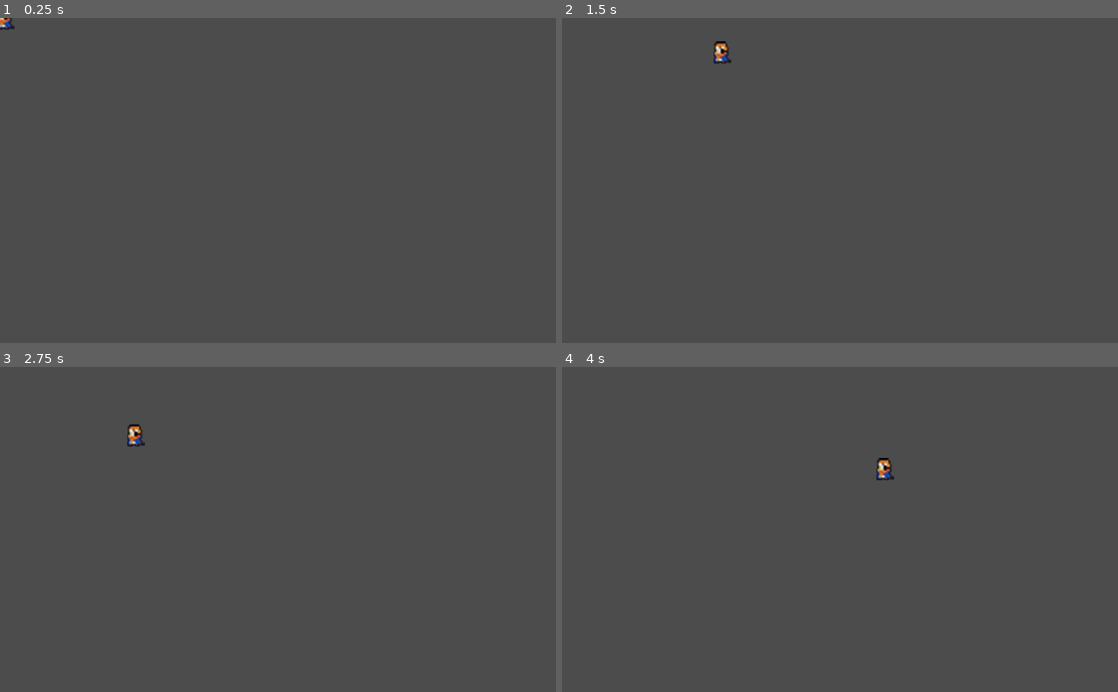
Above: before the commit, frames 1-4 (two rows, left to right).
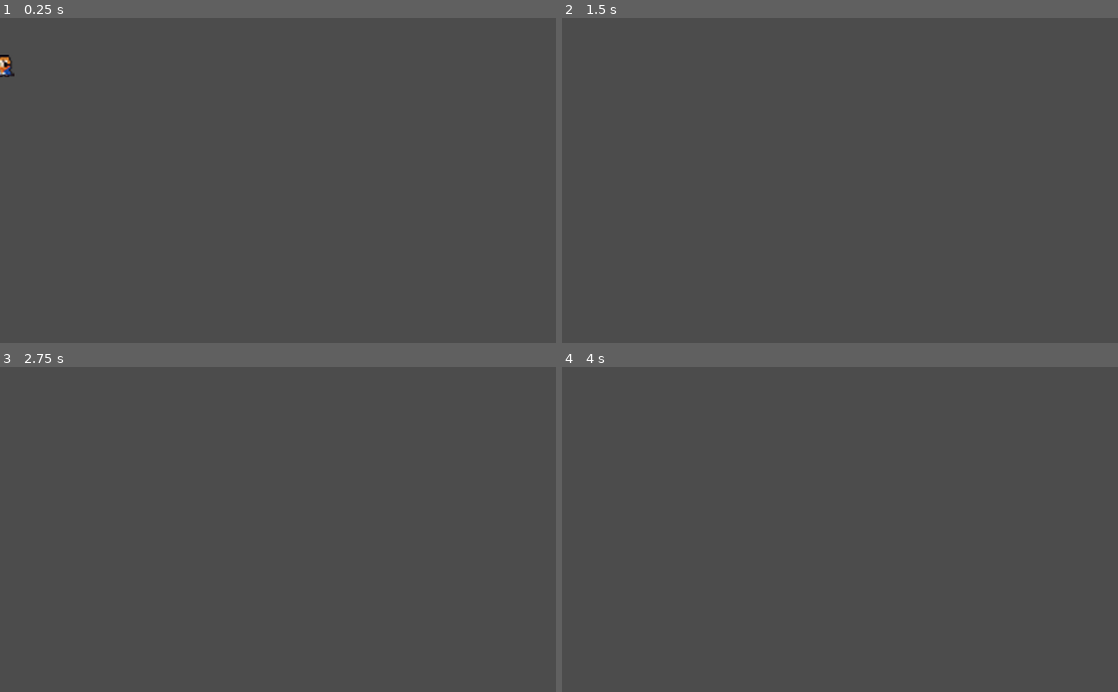
Above: after the commit, the same moments.

Repository: AGarciaNY/sabotage-game-jam-2022
Game: Godot game, scene res://src/Actors/Player.tscn
Two runs of this game, one before a commit and one after it. Both use one fixed random seed, a clock stepped at 60 frames per second and the inputs below.
Inputs:
- Up to frame 1 (0.25 s): no input
- Up to frame 2 (1.5 s): hold D (move_right) from 0.53 s (still down); tap W (jump) at 0.6, 0.77, 1.07, 1.35 s
- Up to frame 3 (2.75 s): tap W (jump) at 1.52, 1.82, 2.1 s; release D (move_right) at 2.03 s; hold A (move_left) from 2.03 s (still down)
- Up to frame 4 (4 s): release A (move_left) at 2.78 s; hold D (move_right) from 2.78 s (still down); tap W (jump) at 2.85, 3.02, 3.32, 3.6, 3.77 s

The runs differ from the first frame. In frame 1, 0.2% of the frame differs, in the area x 0-3%, y 0-19%; in frame 2, 0.2%; in frame 3, 0.2%; in frame 4, 0.2%.

Commit message:
feat: more player phisics

Diff:
--- a/src/Actors/Actors.gd
+++ b/src/Actors/Actors.gd
@@ -1,14 +1,13 @@
 extends KinematicBody2D
 class_name Actor
+
+var FLOOR_NORMAL = Vector2.UP
 
 export var speed: = Vector2(300.0, 1000.0)
 export var gravity: = 3000.0
 
 var velocity: = Vector2.ZERO
 
-func _physics_process(delta: float) -> void:
-	velocity.y += gravity * delta
-	velocity = move_and_slide(velocity)
 
 
 
--- a/src/Actors/Player.gd
+++ b/src/Actors/Player.gd
@@ -2,11 +2,33 @@
 
 
 func _physics_process(delta: float) -> void:
-	var direction: = Vector2(
+	var is_jump_interrupted: = Input.is_action_just_pressed("jump") and velocity.y < 0.0
+	var direction: = get_direction()
+	velocity = calculate_move_velocity(velocity, speed, direction, is_jump_interrupted)
+	velocity = move_and_slide(velocity, FLOOR_NORMAL)
+
+
+func get_direction() -> Vector2:
+	return Vector2(
 		Input.get_action_strength("move_right") - Input.get_action_strength("move_left"),
-		0.0
+		-1.0 if Input.is_action_just_pressed("jump") and is_on_floor() else 0.0
 	)
-	velocity = speed * direction
+
+
+func calculate_move_velocity(
+		linear_velocity: Vector2,
+		speed: Vector2,
+		direction: Vector2,
+		is_jump_interrupted: bool
+		) -> Vector2:
+	var new_velocity: = linear_velocity
+	new_velocity.x = speed.x * direction.x
+	new_velocity.y += gravity * get_physics_process_delta_time()
+	if direction.y == -1.0:
+		new_velocity.y = speed.y * direction.y
+	if is_jump_interrupted:
+		new_velocity.y = -1.0
+	return new_velocity
 
 # Called when the node enters the scene tree for the first time.
 func _ready():
--- a/src/Actors/Player.tscn
+++ b/src/Actors/Player.tscn
@@ -9,6 +9,7 @@
 [node name="Player" type="KinematicBody2D"]
 collision_mask = 8
 script = ExtResource( 2 )
+speed = Vector2( 300, 400 )
 
 [node name="MyFirstPirate1" type="Sprite" parent="."]
 position = Vector2( 9.5, -11 )
